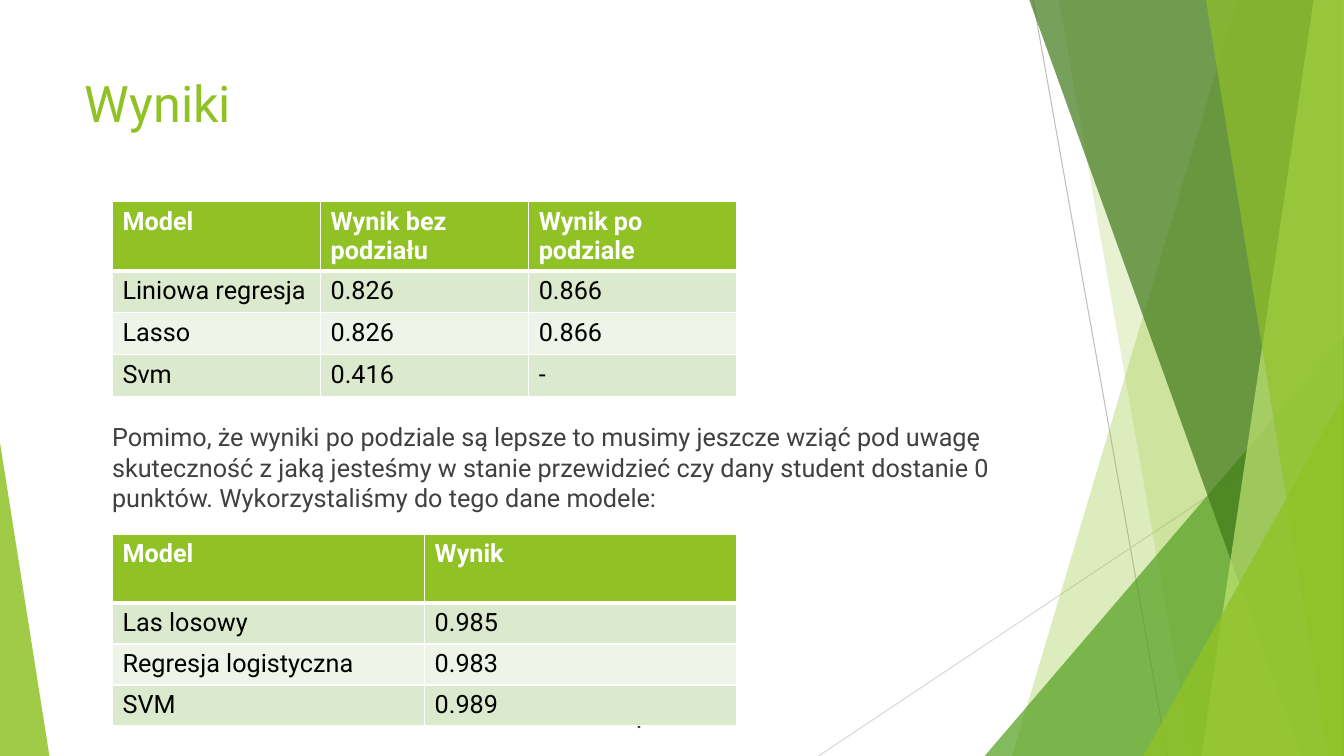
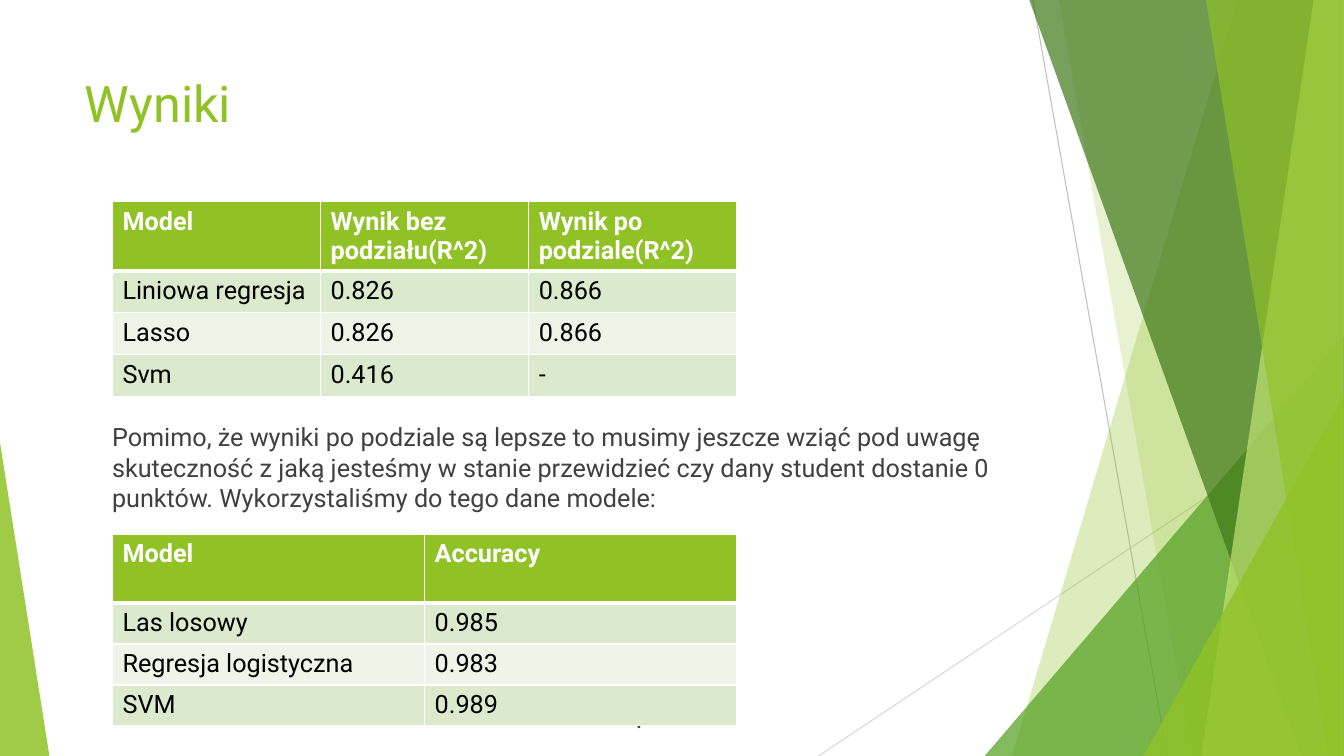
Before and after one commit to mini-pw/2021L-WUM, a slide deck: slide 16 of Projekty/Projekt1/Pawlikowski_Szmajdziński/wum-proj1.pptx. Drawn at 1344x756 pixels with LibreOffice and Linux fonts; fonts in the diff are those of the drawing. Boxes give left, top, right and bottom in pixels: in the first picture for what was removed or moved away, otherwise in the second. Text is boxed around its words. In the diff, an @@ line names an element or a change of style, - is before the commit and + after.

```diff
--- a/Projekty/Projekt1/Pawlikowski_Szmajdziński/wum-proj1.pptx
+++ b/Projekty/Projekt1/Pawlikowski_Szmajdziński/wum-proj1.pptx
@@ table at bbox=[113, 202, 736, 398] @@
-row 1, column 2: Wynik bez podziału
+row 1, column 2: Wynik bez podziału(R^2)
-row 1, column 3: Wynik po podziale
+row 1, column 3: Wynik po podziale(R^2)
@@ table at bbox=[113, 534, 738, 728] @@
-row 1, column 2: Wynik
+row 1, column 2: Accuracy
```
Also in this commit, not shown: 3 other slides changed.
